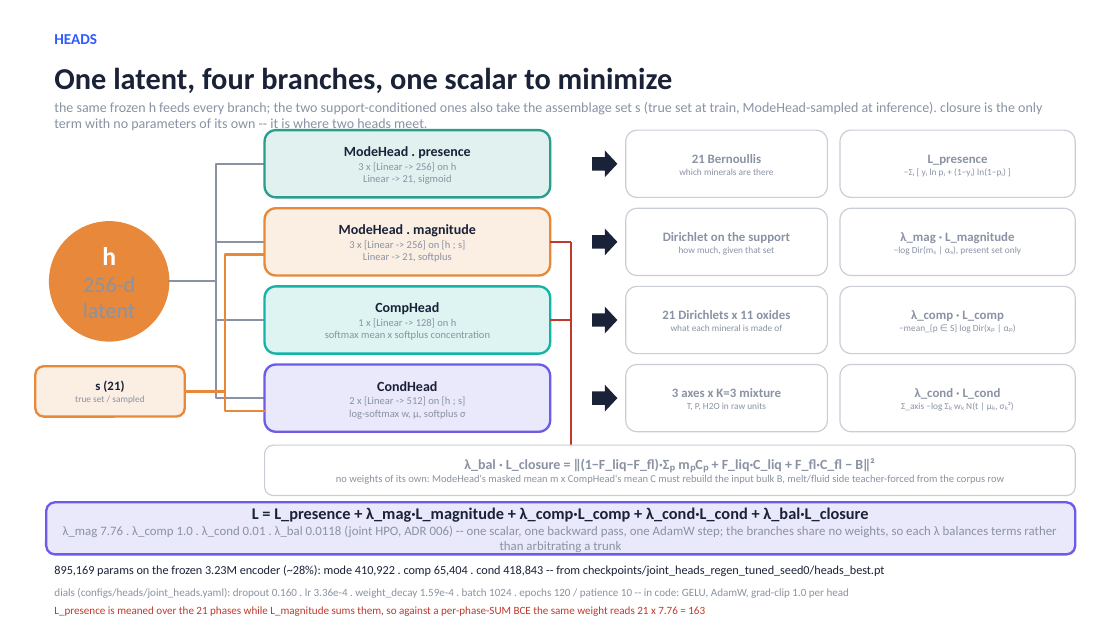
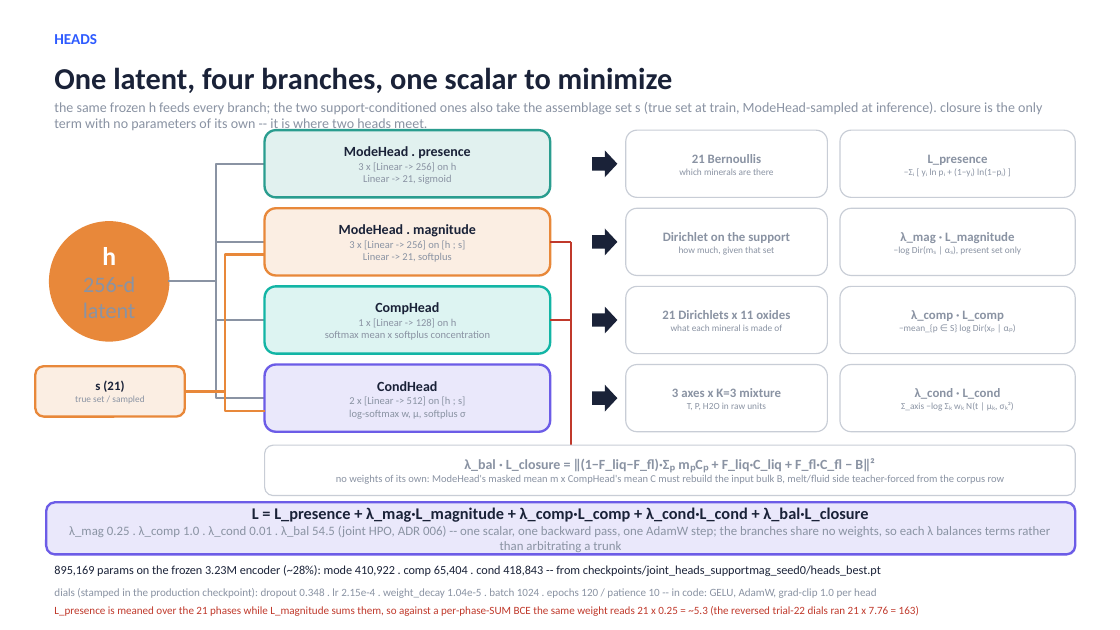
Before and after one commit to matthew-j-liu/phasecast, a slide deck: slide 20 of slides/overview.pptx. Drawn at 1120x630 pixels with LibreOffice and Linux fonts; fonts in the diff are those of the drawing. Boxes give left, top, right and bottom in pixels: in the first picture for what was removed or moved away, otherwise in the second. Text is boxed around its words. In the diff, an @@ line names an element or a change of style, - is before the commit and + after.

Commit message:
overview deck corrected to the true production stack: every production claim points at joint_heads_supportmag_seed0 with its own stamped dials, instrument numbers, and param counts; the trial-22 story remains only as the dated, reversed adoption with traced-corpus measurements   attributed to their own instrument

```diff
--- a/slides/overview.pptx
+++ b/slides/overview.pptx
@@ text in rounded rectangle at (69,526,1050,555): text changed @@
-λ_mag 7.76 . λ_comp 1.0 . λ_cond 0.01 . λ_bal 0.0118 (joint HPO, ADR 006) -- one scalar, one backward pass, one AdamW step; the branches share no weights, so each λ balances terms rather than arbitrating a trunk
+λ_mag 0.25 . λ_comp 1.0 . λ_cond 0.01 . λ_bal 54.5 (joint HPO, ADR 006) -- one scalar, one backward pass, one AdamW step; the branches share no weights, so each λ balances terms rather than arbitrating a trunk
@@ text at (54,565,881,576): text changed @@
-895,169 params on the frozen 3.23M encoder (~28%): mode 410,922 . comp 65,404 . cond 418,843 -- from checkpoints/joint_heads_regen_tuned_seed0/heads_best.pt
+895,169 params on the frozen 3.23M encoder (~28%): mode 410,922 . comp 65,404 . cond 418,843 -- from checkpoints/joint_heads_supportmag_seed0/heads_best.pt
@@ text at (54,588,876,598): text changed @@
-dials (configs/heads/joint_heads.yaml): dropout 0.160 . lr 3.36e-4 . weight_decay 1.59e-4 . batch 1024 . epochs 120 / patience 10 -- in code: GELU, AdamW, grad-clip 1.0 per head
+dials (stamped in the production checkpoint): dropout 0.348 . lr 2.15e-4 . weight_decay 1.04e-5 . batch 1024 . epochs 120 / patience 10 -- in code: GELU, AdamW, grad-clip 1.0 per head
@@ text at (54,606,919,616): text changed @@
-L_presence is meaned over the 21 phases while L_magnitude sums them, so against a per-phase-SUM BCE the same weight reads 21 x 7.76 = 163
+L_presence is meaned over the 21 phases while L_magnitude sums them, so against a per-phase-SUM BCE the same weight reads 21 x 0.25 = ~5.3 (the reversed trial-22 dials ran 21 x 7.76 = 163)
```
Also in this commit, not shown: 8 other slides changed, 1 other file.
